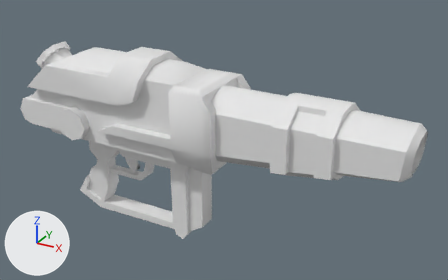
One commit to the OBJ model target/default/models/weapons/hyperblaster/tris.obj: the scene before it, then after it.
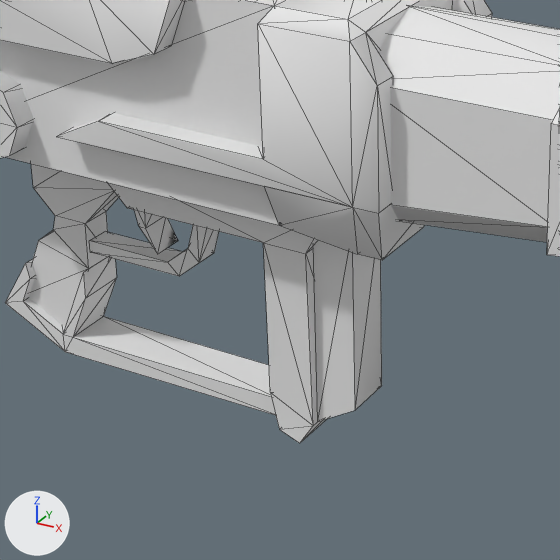
Each version appears first whole from a 50 mm lens placed at (25.1, -39.1, 39.3), pointed at (2.9, 1.3, 19.1), and next in a close-up on the part from 17% to 61% of the width and 30% to 100% of the height. Lighting does not change. The marker at lower left points along +X, +Y and +Z. The close-ups show mesh edges as thin lines. Where no turn or scale is listed for an object, it has been applied to the vertices. Vertices at the same position are counted once.

Names of what the first close-up shows: 'tris'.
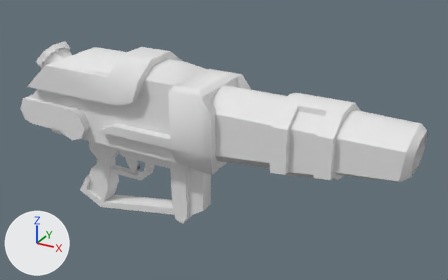
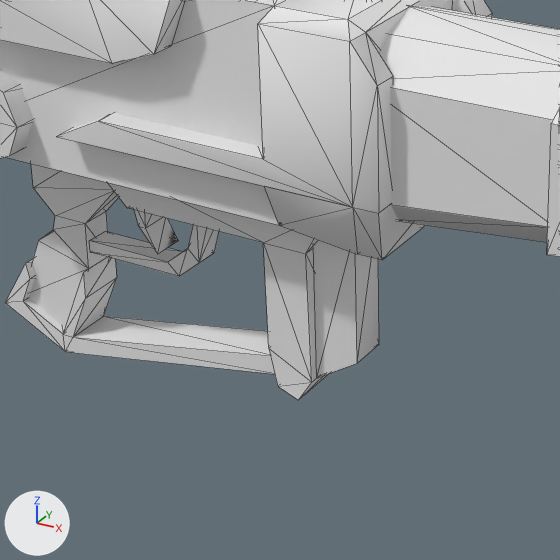
What differs and where, as boxes [x1, y1, x2, y2] in the close-ups (560 x 560 px; the box of a moved part takes in the faces that stretch with it):
'tris', reshaped
    before: [0, 0, 560, 443]
    after: [0, 0, 560, 400]
part 1 of me_tris, moved or reshaped
    before: [65, 243, 326, 443]
    after: [65, 243, 328, 400]
part 2 of me_tris, moved or reshaped
    before: [313, 240, 349, 417]
    after: [313, 240, 350, 376]
part 3 of me_tris, moved or reshaped
    before: [318, 251, 382, 421]
    after: [317, 252, 379, 378]

Edits to the bpy script that builds the scene:
```text
Change me_tris:
    where me_tris.from_pydata(...)  # 354 vertices, 610 faces; spans x -15.4..18.6, y -3.2..3.3, z 10.2..25.8
    used by ob_tris; location = (0.0, 0.0, 0.0)
    me_tris part 1: all 14 vertices in x -0.8..0.7, y -1.1..1.2, z 10.2..11.7 are moved by (0.0, 0.0, 1.5)
    me_tris part 2: the 1 vertex in x 2.0, y -0.8, z 17.5 is moved by (0.0, 0.1, 0.0)
    me_tris part 3: the 1 vertex in x 2.0, y -0.8, z 11.7 is moved by (0.0, 0.1, 1.5)
```
